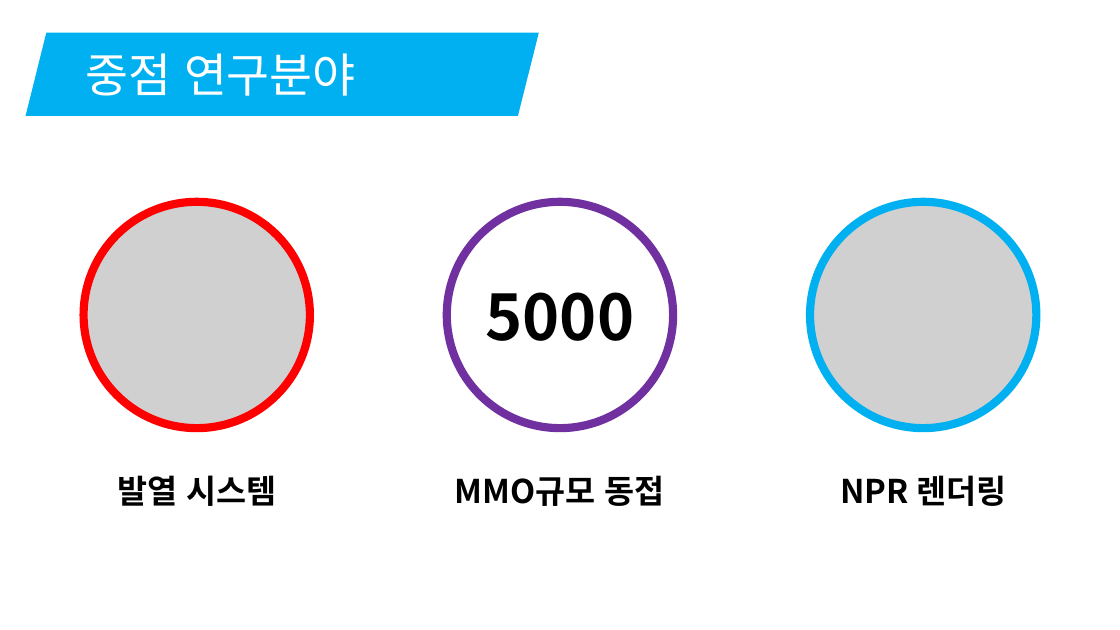
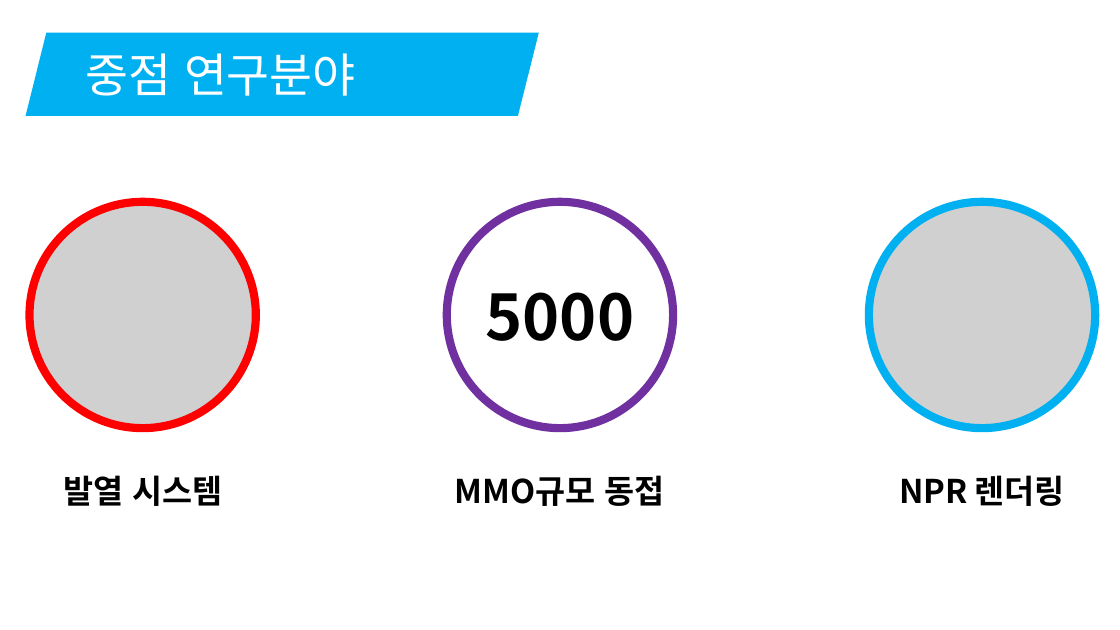
Before and after one commit to korleinster/gamebusdriver, a slide deck: slide 6 of documents/노루막이_김형준_신창섭_홍승필_허지훈.pptx. Drawn at 1120x630 pixels with LibreOffice and Linux fonts; fonts in the diff are those of the drawing; grey boxes stand for pictures; background and template pictures are left out. Boxes give left, top, right and bottom in pixels: in the first picture for what was removed or moved away, otherwise in the second. Text is boxed around its words. In the diff, an @@ line names an element or a change of style, - is before the commit and + after.

```diff
--- a/documents/노루막이_김형준_신창섭_홍승필_허지훈.pptx
+++ b/documents/노루막이_김형준_신창섭_홍승필_허지훈.pptx
@@ 2 ellipses, 1 picture, 1 text: place and size @@
-2 ellipses, 1 picture, 1 text at box(82, 202, 310, 506)
+2 ellipses, 1 picture, 1 text at box(28, 202, 255, 506)
@@ 1 picture, 1 text, 1 ellipse: place and size @@
-1 picture, 1 text, 1 ellipse at box(810, 202, 1036, 506)
+1 picture, 1 text, 1 ellipse at box(869, 202, 1095, 506)
```
Also in this commit, not shown: 3 other slides changed, 1 slide added.
